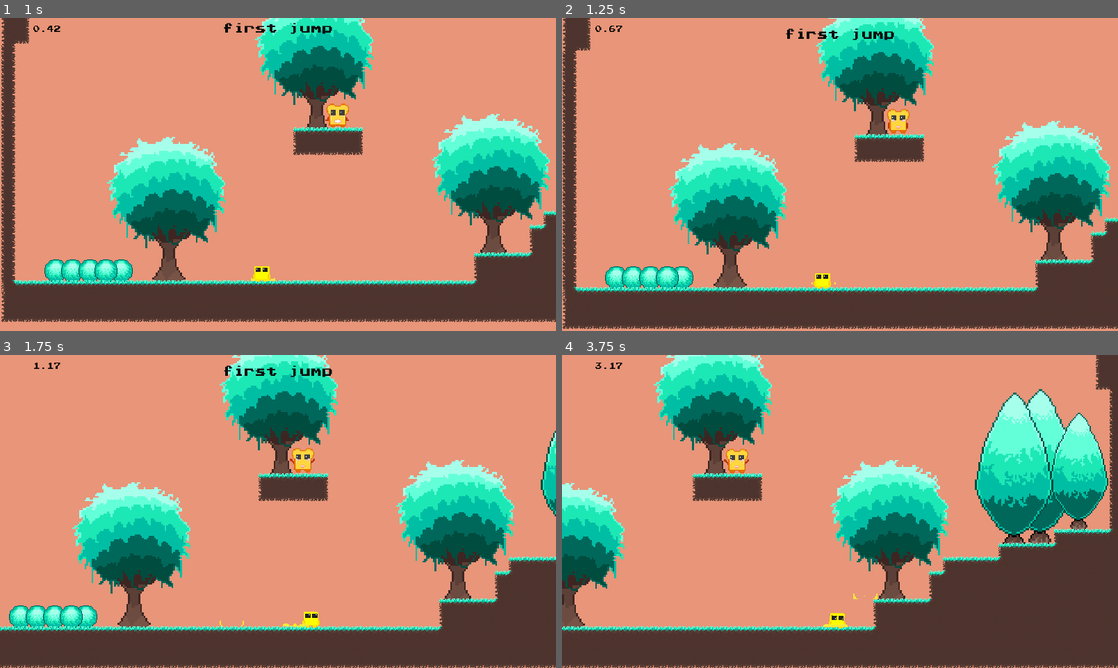
Above: before the commit, frames 1-4 (two rows, left to right).
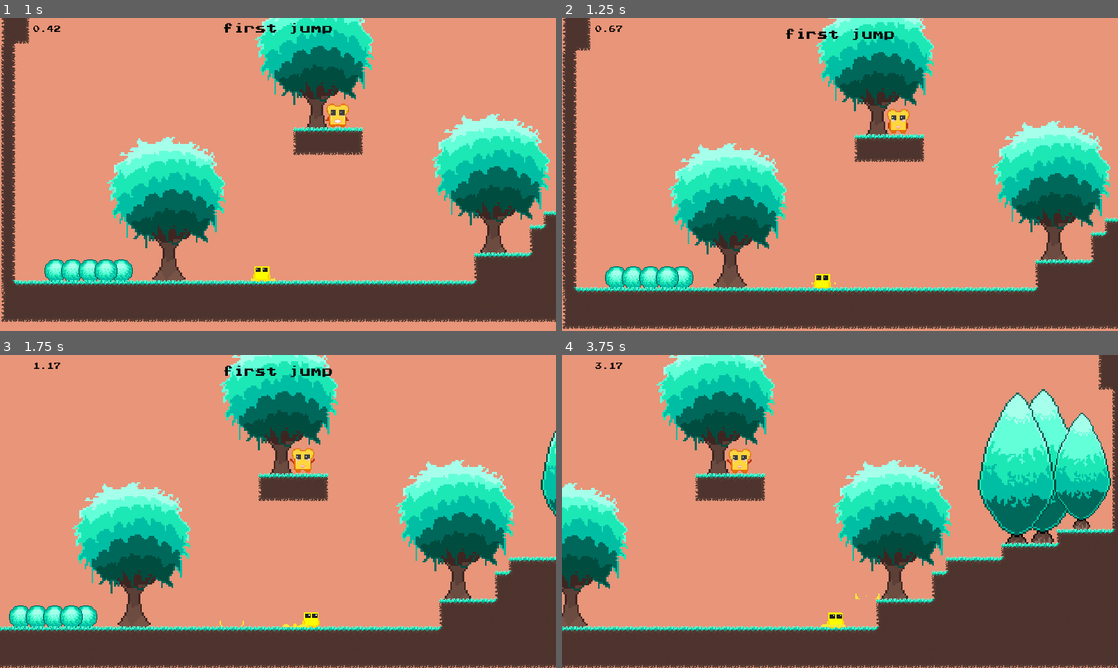
Above: after the commit, the same moments.

Repository: davidyush/Butterman
Game: Godot game, scene res://src/UI/MainMenu.tscn
Two runs of this game, one before a commit and one after it. Both use one fixed random seed, a clock stepped at 60 frames per second and the inputs below.
Inputs:
- Up to frame 1 (1 s): click "go play" at 0.5 s
- Up to frame 2 (1.25 s): no input
- Up to frame 3 (1.75 s): hold Right (move_right) from 1.28 s (still down); tap Space (jump) at 1.35, 1.52 s
- Up to frame 4 (3.75 s): tap Space (jump) at 1.82, 2.1, 2.27, 2.57, 2.85, 3.6 s; release Right (move_right) at 2.78 s; hold Left (move_left) 2.78-3.53 s; hold Right (move_right) from 3.53 s (still down)

Frame 1 is identical in both runs. In frame 2, less than 0.1% of the frame differs, in the area x 45-49%, y 81-87%; in frame 3, less than 0.1%; in frame 4, 9.1%, in the area x 0-100%, y 0-100%.

Commit message:
cleaned camera code

Diff:
--- a/src/Camera/Camera.gd
+++ b/src/Camera/Camera.gd
@@ -6,6 +6,32 @@
 func _ready() -> void:
     MainInstances.MainCamera = self
 
+
 func queue_free() -> void:
     MainInstances.MainCamera = null
     .queue_free()
+
+
+func set_smoothing_speed(val: int) -> bool:
+    smoothing_speed = val
+    return true
+
+
+func set_limits(limits: Dictionary) -> bool:
+    limit_bottom = limits.bottom
+    limit_left = limits.left
+    limit_right = limits.right
+    limit_top = limits.top
+    return true
+
+
+func set_smoothing(val: bool) -> bool:
+    smoothing_enabled = val
+    return true
+
+
+func set_default_limits() -> void:
+    limit_bottom = 9999
+    limit_top = -9999
+    limit_right = 9999
+    limit_left = -9999
--- a/src/Levels/LevelTemplate.gd
+++ b/src/Levels/LevelTemplate.gd
@@ -2,13 +2,14 @@
 
 onready var tile_map_simple = $TileMap
 onready var tile_map_grass = $TileMapGrass
-onready var camera: = $Camera
 onready var respoune: = $Respoune
 onready var player: = $Player
 
 const CELL_SIZE: = 16
 var time_passed: = 0.0
 var map_limits: Dictionary
+
+var MainInstances = ResourceLoader.MainInstances
 
 func _ready() -> void:
     VisualServer.set_default_clear_color(Color.darksalmon)
@@ -18,11 +19,9 @@
         map_limits = get_lims(tile_map_grass)
     else:
         map_limits = get_lims(tile_map_simple)
-    camera.limit_bottom = map_limits.bottom
-    camera.limit_left = map_limits.left
-    camera.limit_right = map_limits.right
-    camera.limit_top = map_limits.top
-    camera.smoothing_enabled = true
+    MainInstances.MainCamera.set_limits(map_limits)
+    MainInstances.MainCamera.set_smoothing(true)
+
 
 func get_lims(tile_map_node: TileMap) -> Dictionary:
     var tile_rect = tile_map_node.get_used_rect()
--- a/src/Player/Player.gd
+++ b/src/Player/Player.gd
@@ -148,12 +148,12 @@
     if input_vec.x != 0:
         anim_player.play("go")
         if input_vec.x > 0:
-            rotation_degrees = 1
-        else:
-            rotation_degrees = -1
+            sprite.rotation_degrees = 1 if MAX_SPEED == 250 else 3
+        else:
+            sprite.rotation_degrees = -1 if MAX_SPEED == 250 else -3
     else:
         anim_player.play("init")
-        rotation_degrees = 0
+        sprite.rotation_degrees = 0
 
     if not is_on_floor():
         if motion.y < 0:
@@ -161,11 +161,11 @@
         else:
             anim_player.play("jump_down")
         if input_vec.x > 0:
-            rotation_degrees = 3 if MAX_SPEED == 250 else 6
-        elif input_vec.x > 0:
-            rotation_degrees = -3 if MAX_SPEED == 250 else 6
-        else:
-            rotation_degrees = 0
+            sprite.rotation_degrees = 3 if MAX_SPEED == 250 else 6
+        elif input_vec.x < 0:
+            sprite.rotation_degrees = -3 if MAX_SPEED == 250 else -6
+        else:
+            sprite.rotation_degrees = 0
 
 func move():
     var was_on_air = not is_on_floor()
@@ -277,6 +277,8 @@
     sprite.visible = false
     can_control = false
     motion = Vector2.ZERO
+    if MainInstances.MainCamera != null:
+        MainInstances.MainCamera.set_smoothing_speed(0)
     if with_explosion:
         add_child(player_exlosion)
         yield(player_exlosion,"tree_exited")
@@ -285,5 +287,6 @@
     global_position = respoune.global_position
     sprite.visible = true
     can_control = true
+    MainInstances.MainCamera.set_smoothing_speed(5)
     if MainInstances.UI != null:
         MainInstances.UI.reset_timer()
--- a/src/Player/Player.tscn
+++ b/src/Player/Player.tscn
@@ -22,8 +22,7 @@
 "values": [ 0 ]
 }
 
-[sub_resource type="Animation" id=2]
-resource_name = "init"
+[sub_resource type="Animation" id=3]
 length = 0.3
 loop = true
 tracks/0/type = "value"
@@ -39,8 +38,7 @@
 "values": [ 0, 1 ]
 }
 
-[sub_resource type="Animation" id=3]
-resource_name = "jump_down"
+[sub_resource type="Animation" id=4]
 length = 0.1
 tracks/0/type = "value"
 tracks/0/path = NodePath("Sprite:frame")
@@ -55,8 +53,7 @@
 "values": [ 3 ]
 }
 
-[sub_resource type="Animation" id=4]
-resource_name = "jump_up"
+[sub_resource type="Animation" id=5]
 length = 0.1
 tracks/0/type = "value"
 tracks/0/path = NodePath("Sprite:frame")
@@ -78,7 +75,6 @@
 [node name="Sprite" type="Sprite" parent="."]
 texture = ExtResource( 1 )
 hframes = 4
-frame = 1
 
 [node name="CollisionShape2D" type="CollisionShape2D" parent="."]
 position = Vector2( -1, 0 )
@@ -117,7 +113,8 @@
 
 [node name="AnimationPlayer" type="AnimationPlayer" parent="."]
 autoplay = "init"
-anims/go = SubResource( 5 )
-anims/init = SubResource( 2 )
-anims/jump_down = SubResource( 3 )
-anims/jump_up = SubResource( 4 )
+playback_speed = 0.5
+anims/go = SubResource( 2 )
+anims/init = SubResource( 3 )
+anims/jump_down = SubResource( 4 )
+anims/jump_up = SubResource( 5 )
--- a/src/Toast/Toast.gd
+++ b/src/Toast/Toast.gd
@@ -4,27 +4,20 @@
 
 onready var end_timer = $EndTimer
 
+var MainInstances = ResourceLoader.MainInstances
+
 # warning-ignore:unused_argument
 func _on_Toast_body_entered(body: Node) -> void:
     if body.name == 'Player':
-        var parent_node = get_parent()
-        var camera = parent_node.find_node('Camera')
-        set_default_limits(camera)
-        camera.smoothing_enabled = false
+        MainInstances.MainCamera.set_default_limits()
+        MainInstances.MainCamera.set_smoothing(false)
         get_tree().paused = true
-        var animPlayer = camera.find_node('AnimationPlayer')
+        var animPlayer = MainInstances.MainCamera.find_node('AnimationPlayer')
         animPlayer.play("zoom")
         yield(animPlayer, "animation_finished")
         end_timer.start()
 
 
-func set_default_limits(camera: Camera2D):
-    camera.limit_bottom = 9999
-    camera.limit_top = -9999
-    camera.limit_right = 9999
-    camera.limit_left = -9999
-
-
 func _on_EndTimer_timeout() -> void:
      if next_scene:
         get_tree().change_scene_to(next_scene)
Not shown: 1 places in src/Player/Player.tscn that only renumber resources
